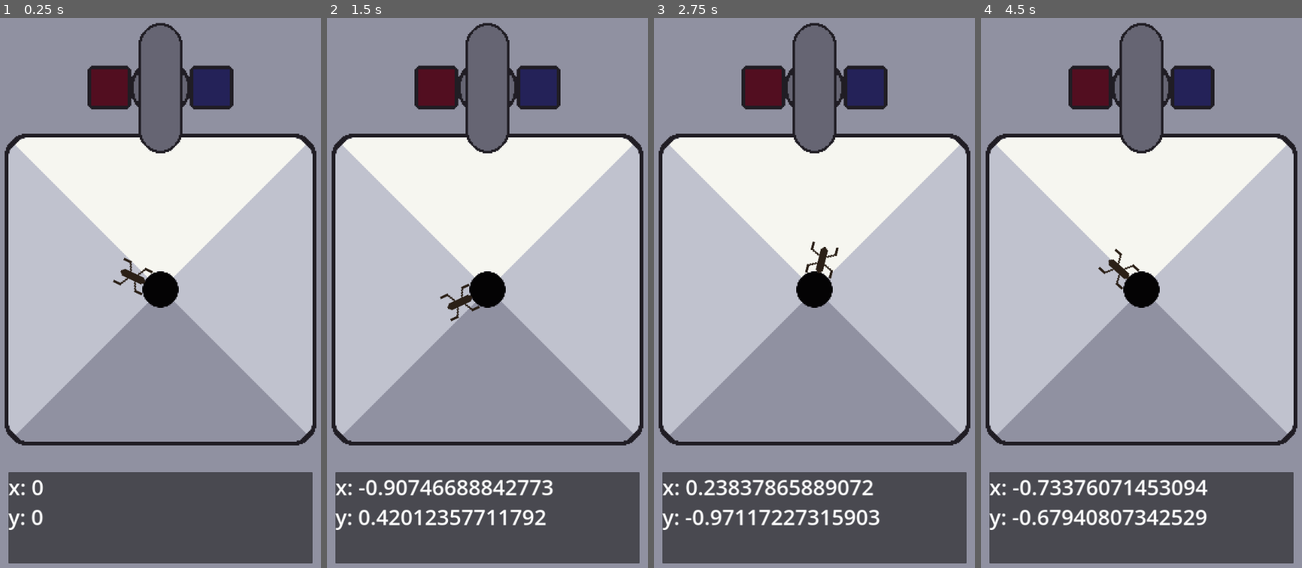
Above: before the commit, frames 1-4 (left to right).
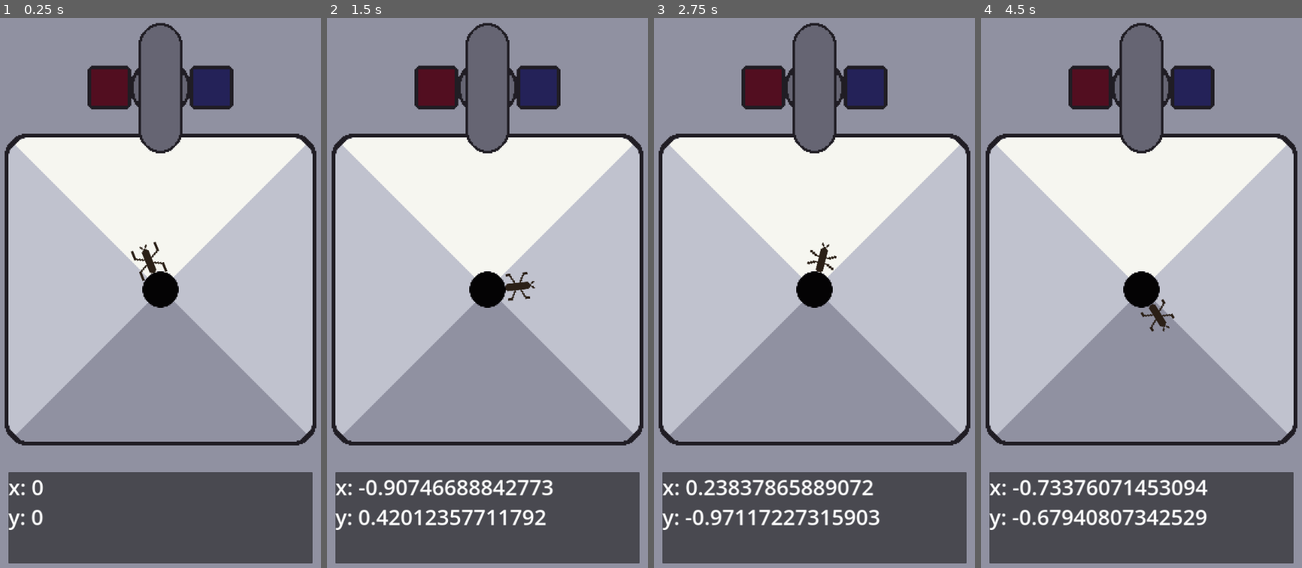
Above: after the commit, the same moments.

Repository: marCOmics/GGJ2025_Bubble
Game: Godot game, scene res://src/root.tscn
Two runs of this game, one before a commit and one after it. Both use one fixed random seed, a clock stepped at 60 frames per second and the inputs below.
Inputs (mouse positions are in pixels of both pictures, inside the frame that each line leads up to):
- Up to frame 1 (0.25 s): no input
- Up to frame 2 (1.5 s): move the mouse to (561, 260) at 0.52 s; click (561, 260) at 0.67 s; move the mouse to (423, 320) at 1.27 s; click (423, 320) at 1.42 s
- Up to frame 3 (2.75 s): move the mouse to (846, 155) at 2.02 s; click (846, 155) at 2.17 s
- Up to frame 4 (4.5 s): move the mouse to (1125, 414) at 2.77 s; click (1125, 414) at 2.92 s; move the mouse to (1241, 381) at 3.52 s; click (1241, 381) at 3.67 s; tap Enter at 4.25 s; move the mouse to (1041, 199) at 4.27 s; click (1041, 199) at 4.42 s

The runs differ from the first frame. In frame 1, 0.4% of the frame differs, in the area x 35-53%, y 40-51%; in frame 2, 0.4%; in frame 3, 0.2%; in frame 4, 0.4%.

Commit message:
Limited movement to max degree change

Diff:
--- a/ggj2025_bubble_mrm/src/skeeter.gd
+++ b/ggj2025_bubble_mrm/src/skeeter.gd
@@ -12,6 +12,7 @@
 
 # Called when the node enters the scene tree for the first time.
 func _ready() -> void:
+	$AnimationPlayer.play("Default")
 	pass # Replace with function body.
 
 
@@ -19,14 +20,37 @@
 func _process(delta: float) -> void:
 	rotation_degrees = _degree
 
-	#if _game.on_pc():
-		##Only allow mouse/touch input on PC (for testing)
-		#if Input.is_mouse_button_pressed(MOUSE_BUTTON_LEFT):
-			#_degree -= 5
-		#elif  Input.is_mouse_button_pressed(MOUSE_BUTTON_RIGHT):
-			#_degree += 5
-	#else: #on Mobile devices
-	_degree = _gyroscope.get_degree()
+	calc_new_degree()
+
+
+func calc_new_degree():
+	#Limit movement
+	const MAX_DEGREE_CHANGE = 8
+	var newDegree = _gyroscope.get_degree()
+	var directionClockwise : bool
+	var degreeDelta : float
+
+	#Edge cases (to the top, where +270° meets -90°):
+	if _degree < 0 and newDegree > 180:
+		directionClockwise = false
+		degreeDelta = (90 + _degree) + (270 - newDegree)
+	elif _degree > 180 and newDegree < 0:
+		directionClockwise = true
+		degreeDelta = (90 + newDegree) + (270 - _degree)
+	else: #Usual case
+		directionClockwise = _degree < newDegree
+		degreeDelta = abs(_degree - newDegree)
+
+	if degreeDelta > MAX_DEGREE_CHANGE:
+		if directionClockwise:
+			_degree += MAX_DEGREE_CHANGE
+		else:
+			_degree -= MAX_DEGREE_CHANGE
+	else:
+		_degree = newDegree
+
+
+	#TODO: Interpolate degrees to make it smoother (limit angular movement speed!!)
 
 
 func _input(event):
--- a/ggj2025_bubble_mrm/src/skeeter.tscn
+++ b/ggj2025_bubble_mrm/src/skeeter.tscn
@@ -1,9 +1,53 @@
-[gd_scene load_steps=3 format=3 uid="uid://b4egxis0vcv8j"]
+[gd_scene load_steps=6 format=3 uid="uid://b4egxis0vcv8j"]
 
 [ext_resource type="Texture2D" uid="uid://bmmkeggy7pvo2" path="res://res/Skeeter.png" id="1_pfnr4"]
 [ext_resource type="Script" path="res://src/skeeter.gd" id="2_w2mx3"]
 
+[sub_resource type="Animation" id="Animation_hyfkf"]
+resource_name = "Default"
+length = 0.2
+loop_mode = 1
+tracks/0/type = "value"
+tracks/0/imported = false
+tracks/0/enabled = true
+tracks/0/path = NodePath(".:frame")
+tracks/0/interp = 1
+tracks/0/loop_wrap = true
+tracks/0/keys = {
+"times": PackedFloat32Array(0, 0.05, 0.1, 0.15),
+"transitions": PackedFloat32Array(1, 1, 1, 1),
+"update": 1,
+"values": [0, 1, 2, 3]
+}
+
+[sub_resource type="Animation" id="Animation_xukdd"]
+length = 0.001
+tracks/0/type = "value"
+tracks/0/imported = false
+tracks/0/enabled = true
+tracks/0/path = NodePath(".:frame")
+tracks/0/interp = 1
+tracks/0/loop_wrap = true
+tracks/0/keys = {
+"times": PackedFloat32Array(0),
+"transitions": PackedFloat32Array(1),
+"update": 1,
+"values": [0]
+}
+
+[sub_resource type="AnimationLibrary" id="AnimationLibrary_dphl7"]
+_data = {
+"Default": SubResource("Animation_hyfkf"),
+"RESET": SubResource("Animation_xukdd")
+}
+
 [node name="Skeeter" type="Sprite2D"]
 texture = ExtResource("1_pfnr4")
 offset = Vector2(100, 0)
+hframes = 4
 script = ExtResource("2_w2mx3")
+
+[node name="AnimationPlayer" type="AnimationPlayer" parent="."]
+libraries = {
+"": SubResource("AnimationLibrary_dphl7")
+}
Binary file changed: ggj2025_bubble_mrm/res/Skeeter.aseprite
Binary file changed: ggj2025_bubble_mrm/res/Skeeter.png
